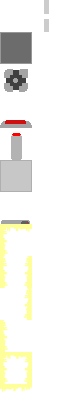
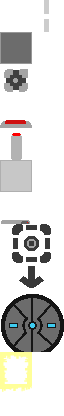
Layers edited between the first and the second 64px x 416px image:
painted on "tiles2.png" over (0, 224, 64, 352)
